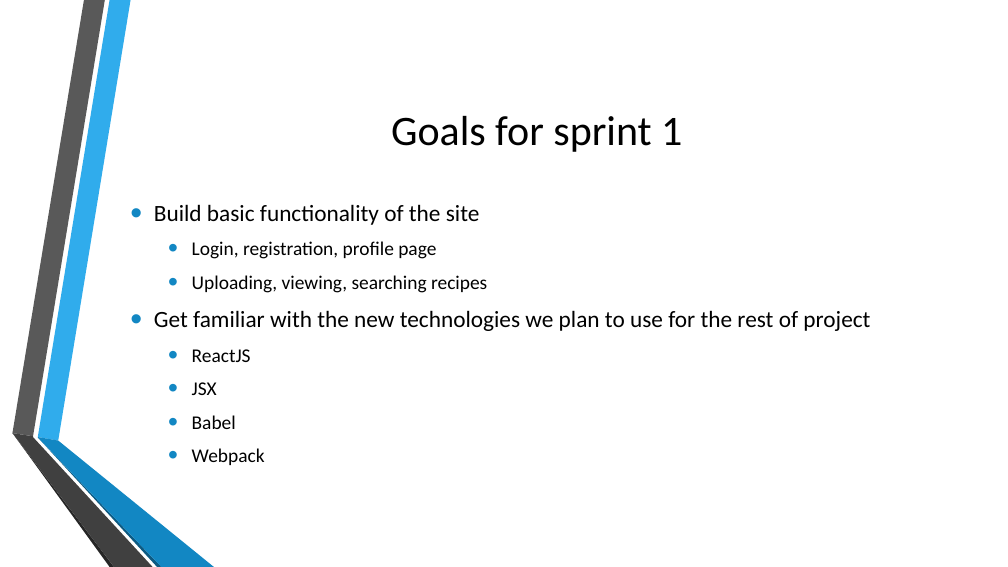
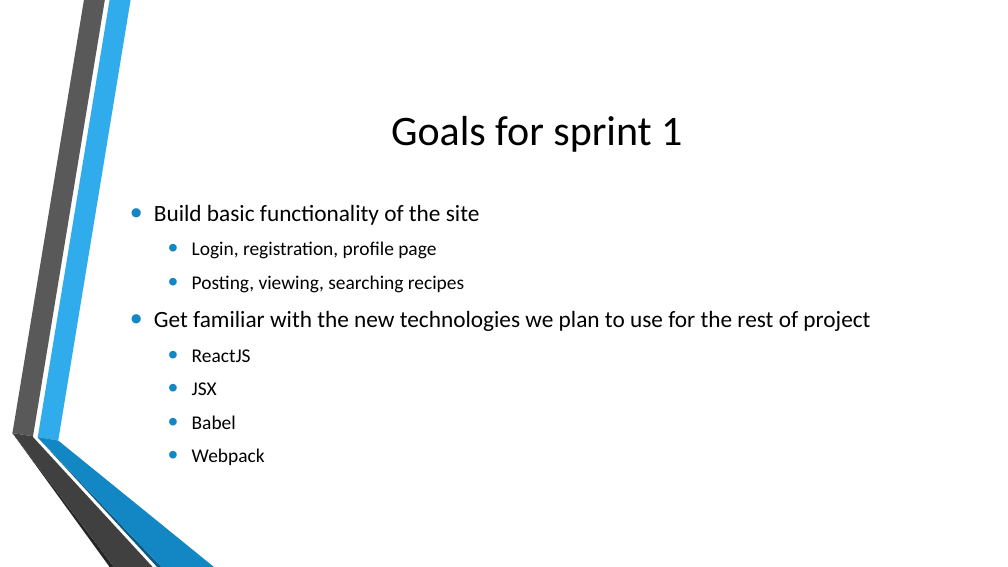
Before and after one commit to abishek91/ChillFood, a slide deck: slide 3 of sprint-presentations/Sprint1.pptx. Drawn at 1008x567 pixels with LibreOffice and Linux fonts; fonts in the diff are those of the drawing; background and template pictures are left out. Boxes give left, top, right and bottom in pixels: in the first picture for what was removed or moved away, otherwise in the second. Text is boxed around its words. In the diff, an @@ line names an element or a change of style, - is before the commit and + after.

Commit message:
Grammar fixes

```diff
--- a/sprint-presentations/Sprint1.pptx
+++ b/sprint-presentations/Sprint1.pptx
@@ text at <box>192,275,464,293</box>: text changed @@
-  • Uploading, viewing, searching recipes
+  • Posting, viewing, searching recipes
```
Also in this commit, not shown: 2 other slides changed, 1 slide added.
